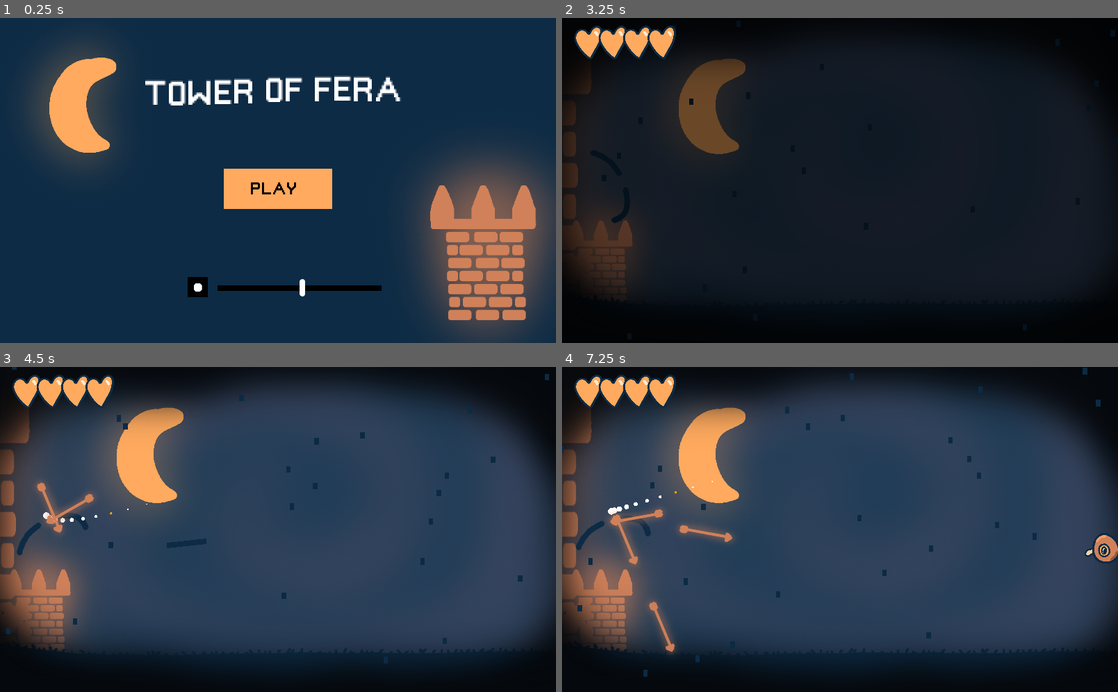
Above: before the commit, frames 1-4 (two rows, left to right).
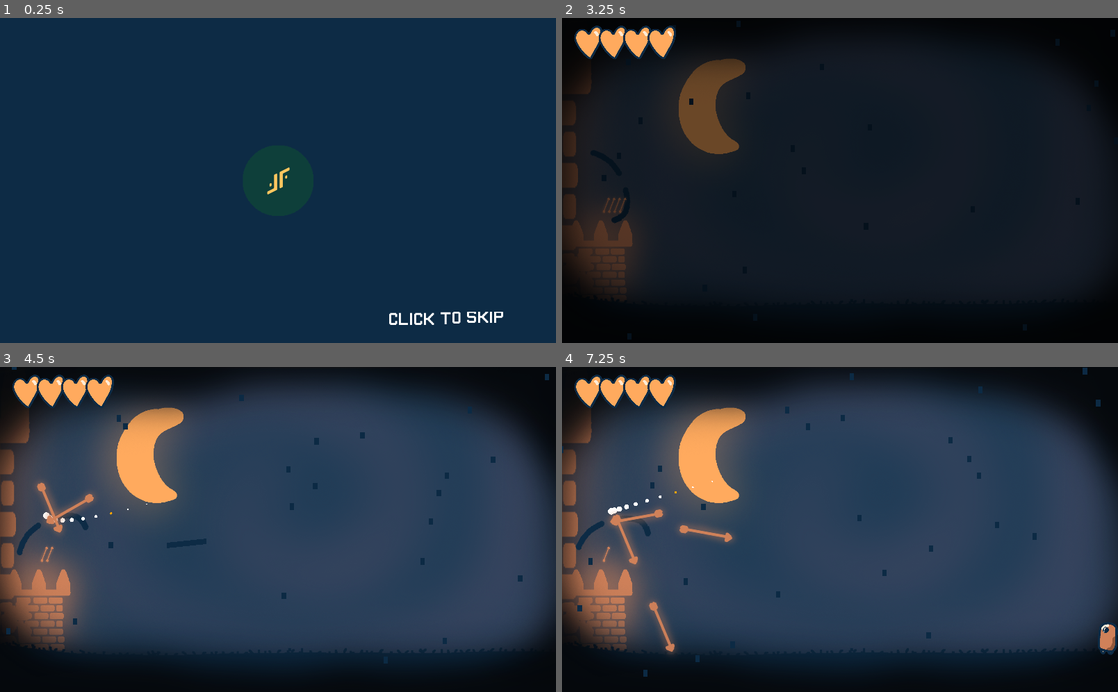
Above: after the commit, the same moments.

Repository: FireGamesDev/Tower-of-Fera
Game: Godot game, scene res://Scenes/Menu.tscn
Same seed, same stepped clock (60 frames per second), same inputs: the game is played once before the commit and once after it.
Inputs (mouse positions are in pixels of both pictures, inside the frame that each line leads up to):
- Up to frame 1 (0.25 s): no input
- Up to frame 2 (3.25 s): click "PLAY" at 0.5 s; click "PLAY" at 1.25 s; click "PLAY" at 2 s; click (762, 287) at 2.75 s
- Up to frame 3 (4.5 s): move the mouse to (400, 513) at 3.52 s; press the mouse at (400, 513) at 3.53 s; release the mouse at (400, 513) at 4.25 s; drag from (166, 545) to (289, 532) at 4.27 s
- Up to frame 4 (7.25 s): move the mouse to (895, 458) at 5.02 s; press the mouse at (895, 458) at 5.03 s; release the mouse at (895, 458) at 5.75 s; drag from (812, 594) to (600, 610) at 5.77 s; move the mouse to (1006, 578) at 6.52 s; press the mouse at (1006, 578) at 6.53 s

The runs differ from the first frame. In frame 1, 22% of the frame differs, in the area x 5-100%, y 7-100%; in frame 2, less than 0.1%; in frame 3, less than 0.1%; in frame 4, 0.6%.

Commit message:
Game loop

Diff:
--- a/Scenes/Arrow.tscn
+++ b/Scenes/Arrow.tscn
@@ -23,6 +23,7 @@
 "Arrow",
 ]]
 gravity = 9.8
+collision_mask = 3
 script = ExtResource( 2 )
 
 [node name="Sprite" type="Sprite" parent="."]
--- /dev/null
+++ b/Scenes/ArrowAmmo.tscn
@@ -0,0 +1,29 @@
+[gd_scene load_steps=4 format=2]
+
+[ext_resource path="res://Font/PixelGameFont.ttf" type="DynamicFontData" id=1]
+[ext_resource path="res://Scripts/ArrowAmmo.gd" type="Script" id=2]
+
+[sub_resource type="DynamicFont" id=1]
+font_data = ExtResource( 1 )
+
+[node name="Ammo" type="Node2D"]
+script = ExtResource( 2 )
+
+[node name="Parent" type="Node2D" parent="."]
+position = Vector2( 39.2438, 128.434 )
+
+[node name="Timer" type="Timer" parent="."]
+wait_time = 3.0
+
+[node name="Label" type="Label" parent="."]
+margin_left = 89.4489
+margin_top = 250.879
+margin_right = 129.449
+margin_bottom = 267.879
+custom_fonts/font = SubResource( 1 )
+text = "× 1"
+__meta__ = {
+"_edit_use_anchors_": false
+}
+
+[connection signal="timeout" from="Timer" to="." method="_on_Timer_timeout"]
--- /dev/null
+++ b/Scenes/ArrowAmmoSprite.tscn
@@ -0,0 +1,9 @@
+[gd_scene load_steps=2 format=2]
+
+[ext_resource path="res://Sprites/Arrow.png" type="Texture" id=1]
+
+[node name="Arrow" type="Sprite"]
+position = Vector2( 39.6871, 126.044 )
+rotation = -1.2088
+scale = Vector2( 0.3, 0.3 )
+texture = ExtResource( 1 )
--- a/Scenes/Game.tscn
+++ b/Scenes/Game.tscn
@@ -6,6 +6,7 @@
 [ext_resource path="res://Scenes/Tower.tscn" type="PackedScene" id=4]
 [ext_resource path="res://Scenes/Bow.tscn" type="PackedScene" id=5]
 [ext_resource path="res://Scenes/Health.tscn" type="PackedScene" id=6]
+[ext_resource path="res://Scenes/ArrowAmmo.tscn" type="PackedScene" id=7]
 [ext_resource path="res://Sprites/Ground_light.png" type="Texture" id=9]
 [ext_resource path="res://Sprites/bg_light.png" type="Texture" id=10]
 [ext_resource path="res://Sprites/Vignette.png" type="Texture" id=11]
@@ -102,6 +103,10 @@
 position = Vector2( 90.0919, 303.34 )
 rotation = -0.39695
 
+[node name="Ammo" parent="Bow" instance=ExtResource( 7 )]
+position = Vector2( 4.31189, -234.608 )
+rotation = 0.39695
+
 [node name="Rain" parent="." instance=ExtResource( 12 )]
 position = Vector2( 538.008, -111.377 )
 
--- /dev/null
+++ b/Scenes/GroundEnemy3.tscn
@@ -0,0 +1,42 @@
+[gd_scene load_steps=4 format=2]
+
+[ext_resource path="res://Sprites/Tank_enemy.png" type="Texture" id=1]
+[ext_resource path="res://Scripts/Enemy.gd" type="Script" id=2]
+
+[sub_resource type="Animation" id=1]
+resource_name = "Bow"
+loop = true
+tracks/0/type = "value"
+tracks/0/path = NodePath(".:frame")
+tracks/0/interp = 1
+tracks/0/loop_wrap = true
+tracks/0/imported = false
+tracks/0/enabled = true
+tracks/0/keys = {
+"times": PoolRealArray( 0, 0.3, 0.6, 0.8 ),
+"transitions": PoolRealArray( 1, 1, 1, 1 ),
+"update": 1,
+"values": [ 1, 2, 3, 1 ]
+}
+
+[node name="GroundEnemy2" type="KinematicBody2D" groups=[
+"Tank",
+]]
+collision_layer = 2
+collision_mask = 2
+script = ExtResource( 2 )
+
+[node name="Sprite" type="Sprite" parent="."]
+scale = Vector2( 0.4, 0.4 )
+texture = ExtResource( 1 )
+flip_h = true
+hframes = 5
+frame = 1
+
+[node name="AnimationPlayer" type="AnimationPlayer" parent="Sprite"]
+autoplay = "Bow"
+playback_speed = 2.0
+anims/Bow = SubResource( 1 )
+
+[node name="CollisionPolygon2D" type="CollisionPolygon2D" parent="."]
+polygon = PoolVector2Array( -6.67094, 23.8749, 6.66129, 26.2346, 15.7461, 19.3915, 16.6899, 1.4579, 16.8079, -17.8915, 5.36346, -25.6785, -11.2723, -22.139, -14.6939, -7.62689, -16.5816, 6.88518, -15.8737, 18.9196 )
--- a/Scenes/Logo.tscn
+++ b/Scenes/Logo.tscn
@@ -24,16 +24,14 @@
 anims/Logo = ExtResource( 3 )
 
 [node name="ColorRect" type="ColorRect" parent="AnimationPlayer"]
-visible = false
 anchor_right = 1.0
 anchor_bottom = 1.0
-color = Color( 0.0784314, 0.0823529, 0.0901961, 1 )
+color = Color( 0.0509804, 0.168627, 0.270588, 1 )
 __meta__ = {
 "_edit_use_anchors_": false
 }
 
 [node name="TextureRect2" type="TextureRect" parent="AnimationPlayer"]
-visible = false
 anchor_left = 0.5
 anchor_top = 0.5
 anchor_right = 0.5
@@ -65,7 +63,6 @@
 }
 
 [node name="Continue" type="RichTextLabel" parent="AnimationPlayer"]
-visible = false
 anchor_left = 1.0
 anchor_top = 1.0
 anchor_right = 1.0
@@ -79,6 +76,9 @@
 bbcode_text = "[wave]CLICK TO SKIP"
 text = "CLICK TO SKIP"
 scroll_active = false
+__meta__ = {
+"_edit_use_anchors_": false
+}
 
 [connection signal="tree_entered" from="." to="." method="_on_Logo_tree_entered"]
 [connection signal="animation_finished" from="AnimationPlayer" to="." method="_on_AnimationPlayer_animation_finished"]
--- a/Scenes/Menu.tscn
+++ b/Scenes/Menu.tscn
@@ -28,24 +28,17 @@
 "values": [ 0.0, 100.0 ]
 }
 
-[sub_resource type="RectangleShape2D" id=18]
+[sub_resource type="RectangleShape2D" id=2]
 extents = Vector2( 109.783, 6.35927 )
 
-[sub_resource type="StyleBoxFlat" id=1]
+[sub_resource type="StyleBoxFlat" id=3]
 bg_color = Color( 0.815686, 0.505882, 0.34902, 1 )
 
-[sub_resource type="StyleBoxFlat" id=2]
+[sub_resource type="StyleBoxFlat" id=4]
 bg_color = Color( 0.0509804, 0.168627, 0.270588, 1 )
 
-[sub_resource type="StyleBoxFlat" id=3]
+[sub_resource type="StyleBoxFlat" id=5]
 bg_color = Color( 1, 0.666667, 0.368627, 1 )
-
-[sub_resource type="DynamicFontData" id=4]
-font_path = "res://Font/PixelGameFont.ttf"
-
-[sub_resource type="DynamicFont" id=5]
-size = 30
-font_data = SubResource( 4 )
 
 [sub_resource type="DynamicFontData" id=6]
 font_path = "res://Font/PixelGameFont.ttf"
@@ -54,7 +47,14 @@
 size = 30
 font_data = SubResource( 6 )
 
-[sub_resource type="Animation" id=19]
+[sub_resource type="DynamicFontData" id=8]
+font_path = "res://Font/PixelGameFont.ttf"
+
+[sub_resource type="DynamicFont" id=9]
+size = 30
+font_data = SubResource( 8 )
+
+[sub_resource type="Animation" id=10]
 resource_name = "PlayButton"
 length = 0.6
 tracks/0/type = "value"
@@ -259,15 +259,13 @@
 rect_pivot_offset = Vector2( 19, 19 )
 custom_icons/checked = ExtResource( 7 )
 custom_icons/unchecked = ExtResource( 4 )
-custom_styles/hover = SubResource( 13 )
-custom_styles/pressed = SubResource( 14 )
-custom_styles/disabled = SubResource( 15 )
-custom_styles/normal = SubResource( 16 )
-__meta__ = {
-"_edit_use_anchors_": false
-}
-
-[node name="Logo" parent="CanvasLayer" instance=ExtResource( 2 )]
+custom_styles/hover = SubResource( 16 )
+custom_styles/pressed = SubResource( 17 )
+custom_styles/disabled = SubResource( 18 )
+custom_styles/normal = SubResource( 19 )
+__meta__ = {
+"_edit_use_anchors_": false
+}
 
 [node name="Moon" type="TextureRect" parent="CanvasLayer"]
 margin_right = 521.0
@@ -307,6 +305,8 @@
 visible = false
 position = Vector2( 4.12272, -245.554 )
 polygon = PoolVector2Array( 73.1808, 365.25, 67.2416, 252.403, 67.2416, 200.433, 92.4837, 198.949, 88.0292, 155.889, 67 …(210 unchanged characters)…
+
+[node name="Logo" parent="CanvasLayer" instance=ExtResource( 2 )]
 
 [connection signal="tree_exited" from="." to="." method="_on_Menu_tree_exited"]
 [connection signal="strike" from="CanvasLayer/Control2/Lightning" to="." method="_on_Lightning_strike"]
--- a/Scenes/Tower.tscn
+++ b/Scenes/Tower.tscn
@@ -7,6 +7,7 @@
 "Tower",
 ]]
 scale = Vector2( 0.6, 0.6 )
+collision_mask = 3
 
 [node name="Sprite3" type="Sprite" parent="."]
 position = Vector2( -223.601, -340.744 )
--- a/Scripts/Arrow.gd
+++ b/Scripts/Arrow.gd
@@ -1,6 +1,7 @@
 extends Area2D
 
-const kill_sfx = preload("res://SFX/Collect.wav")
+const kill_sfx1 = preload("res://SFX/Die1.wav")
+const kill_sfx2 = preload("res://SFX/Die2.wav")
 
 var mass = 0.10
 var launched = false
@@ -8,6 +9,8 @@
 
 var fade_time = 5
 var fade = 1
+
+var current_body
 
 func _process(delta):
 	if launched:
@@ -32,5 +35,28 @@
 func _on_Arrow_body_entered(body):
 	if body.is_in_group("Enemy"):
 		Globals.health_system.spawn_explosion_particle(body.global_position)
-		Globals.sfx_manager.play_kill_sound(kill_sfx)
+		if randi()%2+1 == 1:
+			Globals.sfx_manager.play_kill_sound(kill_sfx1)
+		else: Globals.sfx_manager.play_kill_sound(kill_sfx2)
 		body.queue_free()
+	if body.is_in_group("Tank"):
+		if current_body != null:
+			if current_body == body:
+				return
+		current_body = body
+		launched = false
+		$Anim.set_speed_scale(0.5)
+		$Anim.play("Arrow_fade")
+		call_deferred("reparent", self, body)
+		Globals.health_system.spawn_explosion_particle(body.global_position)
+		if randi()%2+1 == 1:
+			Globals.sfx_manager.play_kill_sound(kill_sfx1)
+		else: Globals.sfx_manager.play_kill_sound(kill_sfx2)
+		body.health -= 1
+		if body.health == 0:
+			body.queue_free()
+
+
+func reparent(node, body):
+	node.get_parent().remove_child(node)
+	body.add_child(node)
--- /dev/null
+++ b/Scripts/ArrowAmmo.gd
@@ -0,0 +1,27 @@
+extends Node2D
+
+const arrowSprite = preload("res://Scenes/ArrowAmmoSprite.tscn")
+
+# Called when the node enters the scene tree for the first time.
+func _ready():
+	Globals.arrow_ammo_system = self
+	_on_Timer_timeout()
+
+func manage_arrows():
+	var xpos = 0
+	for child in $Parent.get_children():
+		child.queue_free()
+	for arrow in Globals.arrows:
+		var arrow_instance = arrowSprite.instance()
+		$Parent.call_deferred("add_child", arrow_instance)
+		arrow_instance.position.x -= xpos
+		xpos -= 10
+		if Globals.arrows > 7:
+			$Label.set_text("× " + str(Globals.arrows))
+			break;
+		else: $Label.set_text("")
+
+func _on_Timer_timeout():
+	Globals.arrows += Globals.ammo
+	manage_arrows()
+	$Timer.start()
--- a/Scripts/Bow.gd
+++ b/Scripts/Bow.gd
@@ -25,9 +25,10 @@
 
 	if event is InputEventScreenTouch:
 		if event.is_pressed():
-			aiming = true
-			on_drag_start()
-		else:
+			if Globals.arrows > 0:
+				aiming = true
+				on_drag_start()
+		elif $Sprite.get_child_count() > 2:
 			aiming = false
 			on_drag_end()
 
@@ -39,6 +40,9 @@
 	arrow = arrowAsset.instance()
 	arrow.set_position($Sprite/Muzzle.position)
 	$Sprite.call_deferred("add_child", arrow)
+
+	Globals.arrows -= 1
+	Globals.arrow_ammo_system.manage_arrows()
 
 	if Globals.trajectory:
 		Globals.trajectory.show()
--- a/Scripts/Enemy.gd
+++ b/Scripts/Enemy.gd
@@ -3,6 +3,8 @@
 const FLOOR = Vector2(0,-1)
 
 export var dummies = false
+
+var health
 
 var speed
 var velocity = Vector2(0,0)
--- a/Scripts/Globals.gd
+++ b/Scripts/Globals.gd
@@ -11,6 +11,10 @@
 
 var spawner
 var health_system
+var arrow_ammo_system
+
+var arrows = 0
+var ammo = 2 #diffuculty
 
 var highscore
 
--- a/Scripts/Lightning.gd
+++ b/Scripts/Lightning.gd
@@ -34,7 +34,7 @@
 	$TextureProgress.visible = true
 	if !is_menu:
 		$Timer.start(randi()%20+6)
-	else: $Timer.start(randi()%6+1)
+	else: $Timer.start(randi()%6+1) #diffuculty
 	yield(get_tree().create_timer(0.2), "timeout")
 	$SFX.play()
 
--- a/Scripts/SoundManager.gd
+++ b/Scripts/SoundManager.gd
@@ -17,5 +17,6 @@
 	$HealPlayer.play()
 
 func play_kill_sound(path):
+	$KillPlayer.pitch_scale = rand_range(1,2)
 	$KillPlayer.stream = path
 	$KillPlayer.play()
--- a/Scripts/Spawner.gd
+++ b/Scripts/Spawner.gd
@@ -3,9 +3,12 @@
 const flying_enemy = preload("res://Scenes/FlyingEnemy.tscn")
 const ground_enemy1 = preload("res://Scenes/GroundEnemy1.tscn")
 const ground_enemy2 = preload("res://Scenes/GroundEnemy2.tscn")
+const ground_enemy3 = preload("res://Scenes/GroundEnemy3.tscn")
 
+#diffuculty
 var spawn_time = 4
 var enemy_speed = 50
+var tank_health = 2
 
 
 func _ready():
@@ -13,7 +16,7 @@
 	$Timer.start(spawn_time)
 
 func spawn():
-	var rand = randi()%3+1
+	var rand = randi()%4+1
 	var enemy
 	if rand == 1:
 		enemy = ground_enemy1.instance()
@@ -21,19 +24,25 @@
 	if rand == 2:
 		enemy = ground_enemy2.instance()
 		$Ground.call_deferred("add_child", enemy)
+	if rand == 4:
+		enemy = ground_enemy3.instance()
+		$Ground.call_deferred("add_child", enemy)
+		enemy.health = tank_health
 	if rand == 3:
 		enemy = flying_enemy.instance()
-		rand = randi()%4+1
-		if rand == 1:
+		var rand1 = randi()%4+1
+		if rand1 == 1:
 			$Air1.call_deferred("add_child", enemy)
-		if rand == 2:
+		if rand1 == 2:
 			$Air2.call_deferred("add_child", enemy)
-		if rand == 3:
+		if rand1 == 3:
 			$Air3.call_deferred("add_child", enemy)
-		if rand == 4:
+		if rand1 == 4:
 			$Air4.call_deferred("add_child", enemy)
 
-	enemy.speed = enemy_speed
+	if rand == 4:
+		enemy.speed = enemy_speed - 30
+	else: enemy.speed = enemy_speed
 
 func _on_Timer_timeout():
 	spawn()
Not shown, added: SFX/Die1.wav.import
Not shown, added: SFX/Die2.wav.import
Not shown: 1 places in Scenes/Game.tscn that only renumber resources
Not shown: 9 places in Scenes/Menu.tscn that only renumber resources
Binary file added: Sprites/Tank_enemy.png
Not shown, added: Sprites/Tank_enemy.png.import
Not shown, added: SFX/Die1.wav
Not shown, added: SFX/Die2.wav
